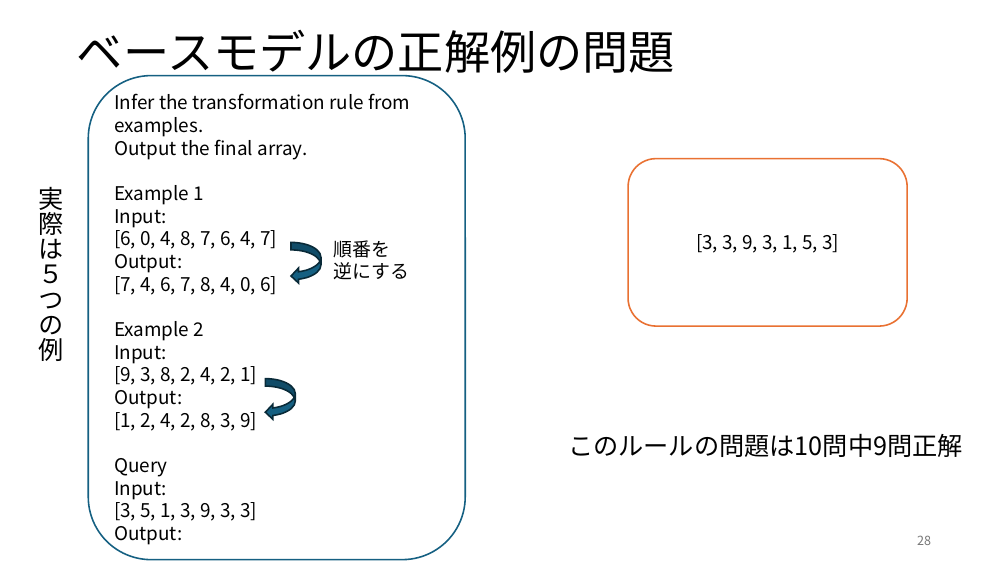
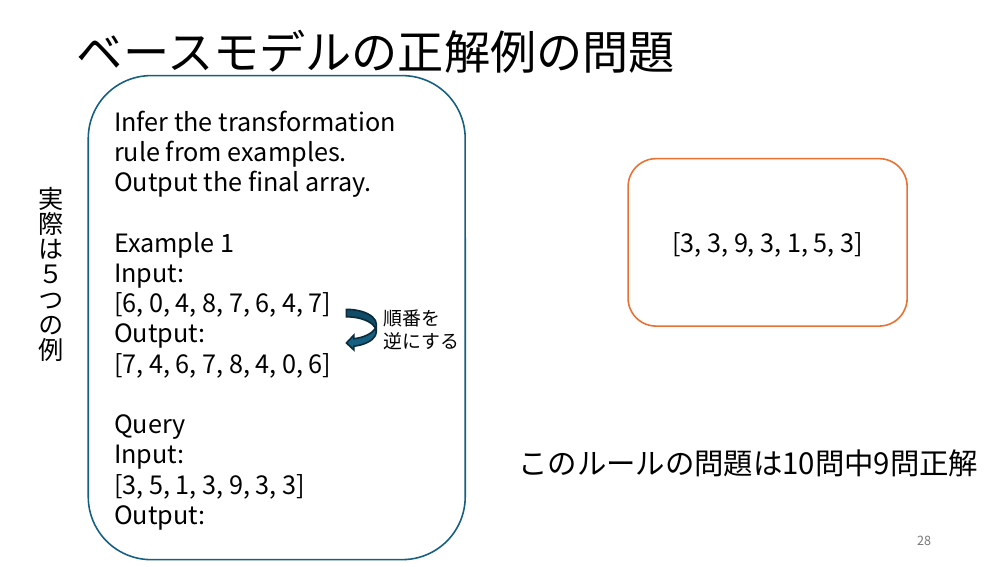
Before and after one commit to rollotea/array-task, a slide deck: slide 28 of 生成AIの追加学習による問題.pptx. Drawn at 1008x567 pixels with LibreOffice and Linux fonts; fonts in the diff are those of the drawing. Boxes give left, top, right and bottom in pixels: in the first picture for what was removed or moved away, otherwise in the second. Text is boxed around its words. In the diff, an @@ line names an element or a change of style, - is before the commit and + after.

```diff
--- a/生成AIの追加学習による問題.pptx
+++ b/生成AIの追加学習による問題.pptx
@@ rounded rectangle "Infer the transformation rule from ..." at (x1=88, y1=76, x2=466, y2=560): size 18 to 24 pt @@
@@ rounded rectangle "[3, 3, 9, 3, 1, ..." at (x1=628, y1=159, x2=907, y2=326): size 18 to 24 pt @@
@@ text in rounded rectangle at (x1=114, y1=321, x2=257, y2=431): paragraphs removed @@
-Example 2
-Input:
-[9, 3, 8, 2, 4, 2, 1]
-Output:
-[1, 2, 4, 2, 8, 3, 9]
@@ curved left arrow moved from (x1=291, y1=243, x2=321, y2=284) to (x1=346, y1=309, x2=377, y2=350) @@
@@ text "順番を" moved from (x1=333, y1=240, x2=409, y2=280) to (x1=384, y1=309, x2=460, y2=350) @@
@@ curved left arrow removed at (x1=265, y1=379, x2=296, y2=420) @@
@@ text "このルールの問題は10問中9問正解" moved from (x1=568, y1=433, x2=963, y2=457) to (x1=518, y1=449, x2=978, y2=477) @@
@@ text "このルールの問題は10問中9問正解" at (x1=518, y1=449, x2=978, y2=477): size 24 to 28 pt @@
```
Also in this commit, not shown: 48 other slides changed, 1 slide added, 1 slide removed, 1 other file.
